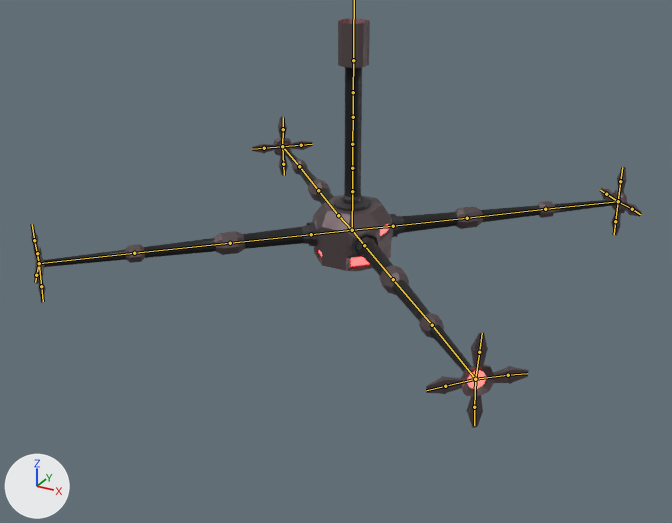
The Blender file wip_models/crabbo/crabbo.blend as it was, and as the next commit left it.
The view is the same before and after, from a 50 mm lens placed at (5.67, -10.79, 7.1), pointed at (-0.14, -0.23, 1.82). Lighting does not change. The marker at lower left points along +X, +Y and +Z. The bones that bend it are drawn over the model as lines.

The first picture shows 'Body'.
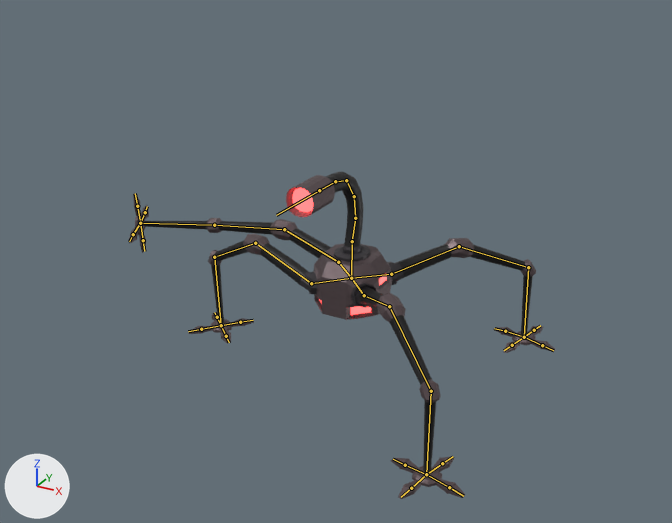
The newer file adds an action. The first version stands in its rest pose; the second is drawn at frame 12 of the action 'Run-loop'.

What differs and where, as boxes [x1, y1, x2, y2] in the pictures (672 x 523 px):
'Body', posed (30% narrower, 20% shorter): before [30, 18, 641, 428]; after [129, 172, 556, 499]
bone 'Center', root to tip: before (352, 230) to (352, 191); after (351, 278) to (352, 241)
bone 'Neck0', root to tip: before (352, 191) to (352, 168); after (352, 241) to (355, 218)
bone 'Neck1', root to tip: before (352, 168) to (352, 144); after (355, 218) to (354, 196)
bone 'Neck2', root to tip: before (352, 144) to (353, 117); after (354, 196) to (346, 180)
bone 'Neck3', root to tip: before (353, 117) to (353, 92); after (346, 180) to (335, 181)
bone 'Neck4', root to tip: before (353, 92) to (353, 60); after (335, 181) to (319, 190)
bone 'ForwardLegConnector.r', root to tip: before (352, 230) to (364, 245); after (351, 278) to (364, 295)
bone 'ForwardLeg0.r', root to tip: before (364, 245) to (393, 279); after (364, 295) to (389, 306)
bone 'ForwardLeg1.r', root to tip: before (393, 279) to (432, 325); after (389, 306) to (431, 391)
bone 'ForwardLeg2.r', root to tip: before (432, 325) to (475, 379); after (431, 391) to (426, 474)
bone 'BackLegConnector.r', root to tip: before (352, 230) to (393, 226); after (351, 278) to (391, 274)
bone 'BackLeg0.r', root to tip: before (393, 226) to (467, 218); after (391, 274) to (459, 246)
bone 'BackLeg1.r', root to tip: before (467, 218) to (545, 209); after (459, 246) to (528, 267)
bone 'BackLeg2.r', root to tip: before (545, 209) to (618, 201); after (528, 267) to (524, 337)
bone 'ForwardLegConnector.l', root to tip: before (352, 230) to (311, 234); after (351, 278) to (311, 283)
bone 'ForwardLeg0.l', root to tip: before (311, 234) to (230, 243); after (311, 283) to (255, 243)
bone 'ForwardLeg1.l', root to tip: before (230, 243) to (134, 253); after (255, 243) to (214, 257)
bone 'ForwardLeg2.l', root to tip: before (134, 253) to (39, 263); after (214, 257) to (221, 325)
bone 'BackLegConnector.l', root to tip: before (352, 230) to (338, 215); after (351, 278) to (338, 262)
bone 'BackLeg0.l', root to tip: before (338, 215) to (318, 190); after (338, 262) to (284, 229)
bone 'BackLeg1.l', root to tip: before (318, 190) to (299, 166); after (284, 229) to (214, 225)
bone 'BackLeg2.l', root to tip: before (299, 166) to (282, 146); after (214, 225) to (140, 223)

The change in detail:
Bone 'Center' (bone_center) moves from (0.0, 0.0, 0.0) to (0.0, -0.75, 0.0).
Bone 'Neck0' (bone_neck0) turns from (0, 0, 0) to (-18, 0, 0) degrees about its own x, y and z.
Bone 'Neck1' (bone_neck1) turns from (0, 0, 0) to (27, 0, 0) degrees about its own x, y and z.
Bone 'Neck2' (bone_neck2) turns from (0, 0, 0) to (28, 1, 0) degrees about its own x, y and z.
Bone 'Neck3' (bone_neck3) turns from (0, 0, 0) to (40, 0, 0) degrees about its own x, y and z.
Bone 'Neck4' (bone_neck4) turns from (0, 0, 0) to (13, -1, 0) degrees about its own x, y and z.
Bone 'ForwardLegConnector.r' (bone_forwardlegconnector_r) moves from (0.0, 0.0, 0.0) to (0.0, 0.0, -0.75).
Bone 'ForwardLeg0.r' (bone_forwardleg0_r) turns from (0, 0, 0) to (19, -12, -5) degrees about its own x, y and z.
Bone 'ForwardLeg1.r' (bone_forwardleg1_r) turns from (0, 0, 0) to (-50, 26, -5) degrees about its own x, y and z.
Bone 'ForwardLeg2.r' (bone_forwardleg2_r) turns from (0, 0, 0) to (-62, 18, -57) degrees about its own x, y and z.
Bone 'BackLegConnector.r' (bone_backlegconnector_r) moves from (0.0, 0.0, 0.0) to (0.0, 0.0, -0.75).
Bone 'BackLeg0.r' (bone_backleg0_r) turns from (0, 0, 0) to (12, 6, 9) degrees about its own x, y and z.
Bone 'BackLeg1.r' (bone_backleg1_r) turns from (0, 0, 0) to (-39, -28, 8) degrees about its own x, y and z.
Bone 'BackLeg2.r' (bone_backleg2_r) turns from (0, 0, 0) to (-57, 10, 30) degrees about its own x, y and z.
Bone 'ForwardLegConnector.l' (bone_forwardlegconnector_l) moves from (0.0, 0.0, 0.0) to (0.0, 0.0, -0.75).
Bone 'ForwardLeg0.l' (bone_forwardleg0_l) turns from (0, 0, 0) to (18, 14, -52) degrees about its own x, y and z.
Bone 'ForwardLeg1.l' (bone_forwardleg1_l) turns from (0, 0, 0) to (-48, -30, 6) degrees about its own x, y and z.
Bone 'ForwardLeg2.l' (bone_forwardleg2_l) turns from (0, 0, 0) to (-63, -17, 58) degrees about its own x, y and z.
Bone 'BackLegConnector.l' (bone_backlegconnector_l) moves from (0.0, 0.0, 0.0) to (0.0, 0.0, -0.75).
Bone 'BackLeg0.l' (bone_backleg0_l) turns from (0, 0, 0) to (12, -5, 31) degrees about its own x, y and z.
Bone 'BackLeg1.l' (bone_backleg1_l) turns from (0, 0, 0) to (-15, -2, 21) degrees about its own x, y and z.
Bone 'BackLeg2.l' (bone_backleg2_l) turns from (0, 0, 0) to (8, -1, 17) degrees about its own x, y and z.
